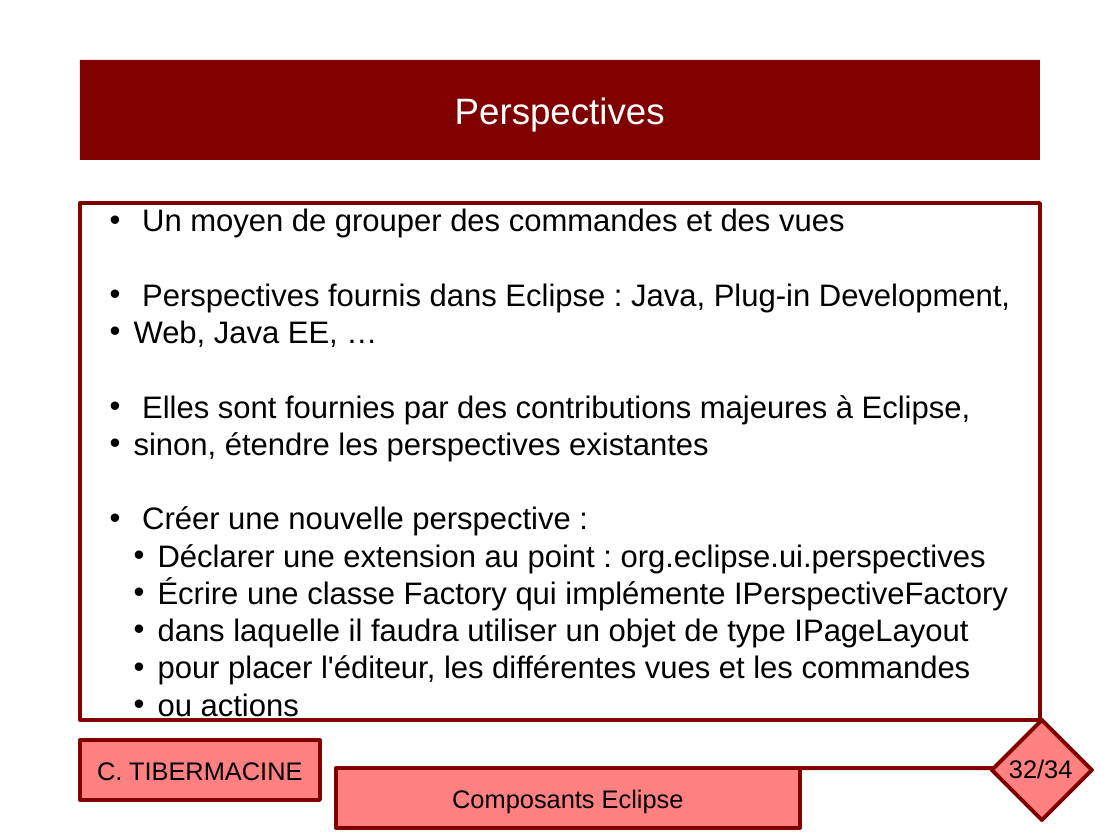
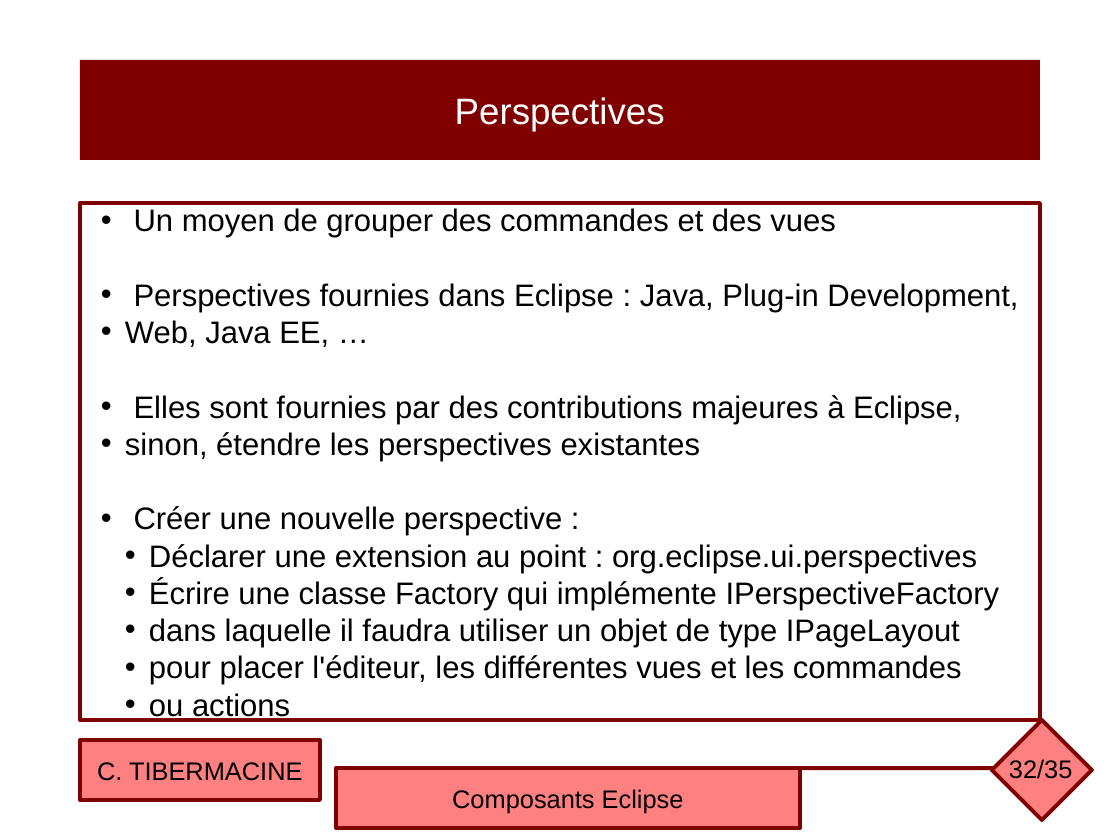
Before and after one commit to ctiber/composants, a slide deck: slide 32 of cours/cours4.odp. Drawn at 1120x840 pixels with LibreOffice and Linux fonts; fonts in the diff are those of the drawing. Boxes give left, top, right and bottom in pixels: in the first picture for what was removed or moved away, otherwise in the second. Text is boxed around its words. In the diff, an @@ line names an element or a change of style, - is before the commit and + after.

```diff
--- a/cours/cours4.odp
+++ b/cours/cours4.odp
@@ text in rectangle at (134, 283, 1018, 312): text changed @@
-• Perspectives fournis dans Eclipse : Java, Plug-in Development,
+• Perspectives fournies dans Eclipse : Java, Plug-in Development,
@@ page number at (1009, 759, 1073, 779): text changed @@
-32/34
+32/35
```
Also in this commit, not shown: 10 other slides changed, 1 slide added, 1 other file.
